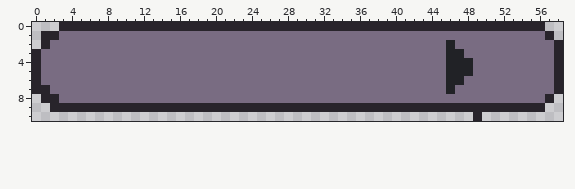
Pixel-art file, stored at art/ui/nameplate-portal.ase. Above: the version before the commit.
59x11 pixels, 1 frame.
New version:
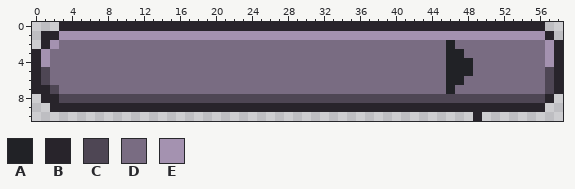
Palette (. is transparent): A #212226  B #28242b  C #4e4654  D #796c82  E #a492b0
The commit says: Adjust the portal buttons to be styled as buttons.
Change:
Changed rows in their new state; - is an unchanged pixel.
first column x 1:
 1 --EEEEEEEEEEEEEEEEEEEEEEEEEEEEEEEEEEEEEEEEEEEEEEEEEEEEEE-
 2 -E------------------------------------------------------E
 3 E-------------------------------------------------------E
 4 E-------------------------------------------------------E
 5 C-------------------------------------------------------C
 6 C-------------------------------------------------------C
 7 -C------------------------------------------------------C
 8 --CCCCCCCCCCCCCCCCCCCCCCCCCCCCCCCCCCCCCCCCCCCCCCCCCCCCCC-
Pixel boxes of the changes (left, top, right, bottom) in both pictures:
changed: (41, 31, 554, 103)
